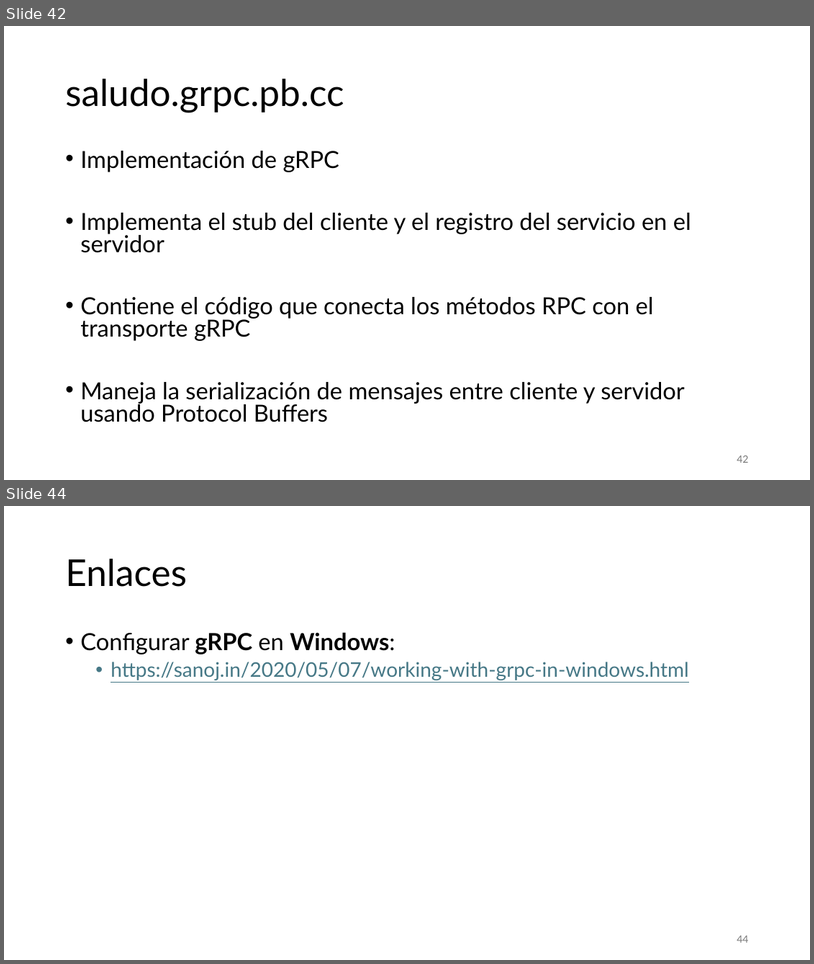
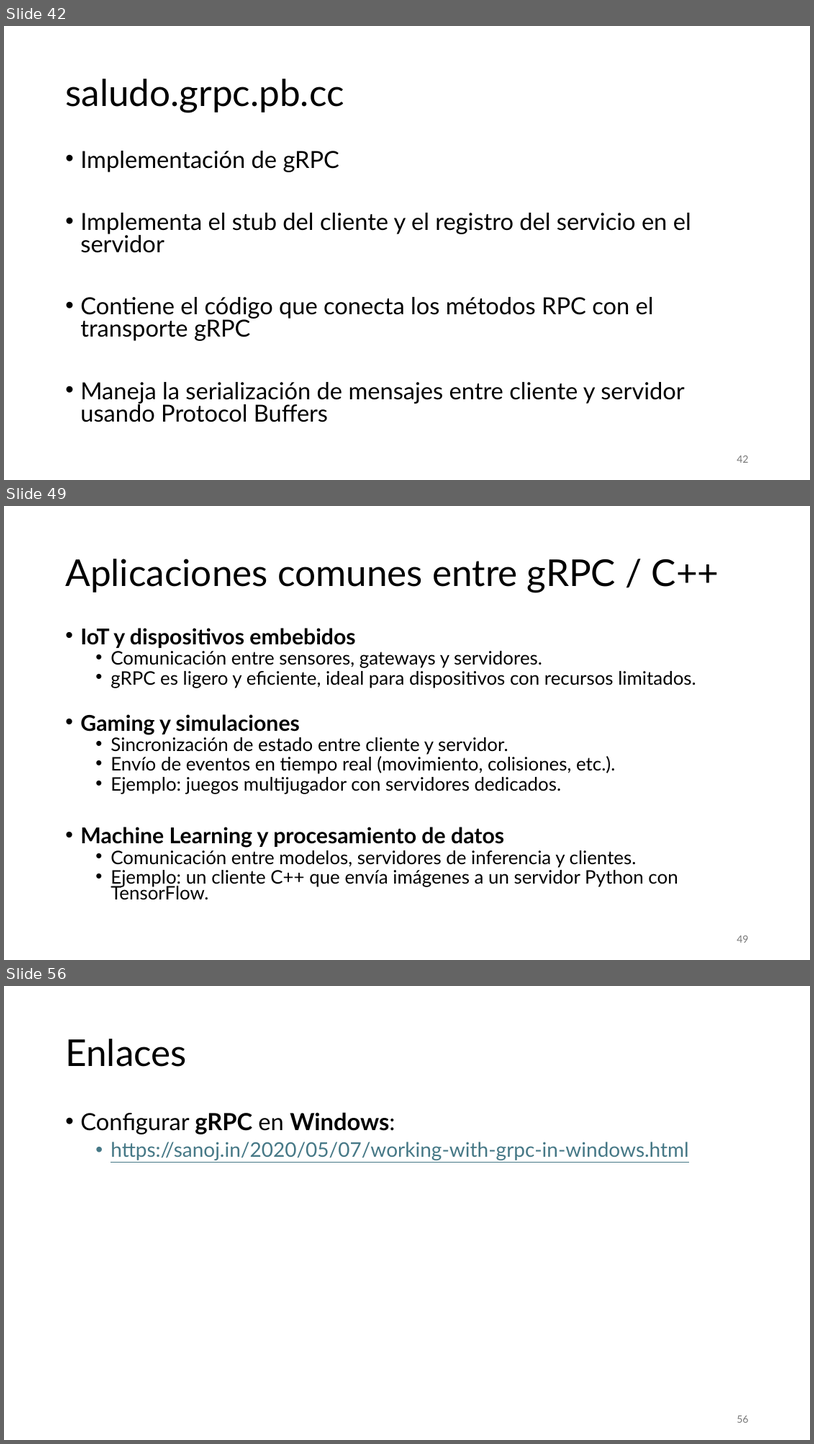
Before and after one commit to aldebarran22/CURSO_CPP_SERVICIOS_30H, a slide deck: doc/3_Comunicacion_microservicios_C++.pptx. Shown one above the other, each under a label of ours: slides 42 and 44 before the commit, slides 42, 49 and 56 after it; the slides between them are not shown. The pictures are 814x964 and 814x1444 pixels, drawn with LibreOffice and Linux fonts; fonts in the diff are those of the drawing. Boxes give left, top, right and bottom in pixels: in the first picture for what was removed or moved away, otherwise in the second. Text is boxed around its words. In the diff, an @@ line names an element or a change of style, - is before the commit and + after.

```diff
--- a/doc/3_Comunicacion_microservicios_C++.pptx
+++ b/doc/3_Comunicacion_microservicios_C++.pptx
@@ slide 49 added at (x1=4, y1=506, x2=810, y2=960), background #FFFFFF @@
@@ title added at (x1=65, y1=559, x2=720, y2=592), 44 pt, text #000000 @@
+Aplicaciones comunes entre gRPC / C++
@@ text added at (x1=80, y1=628, x2=696, y2=900), 22.2 pt, text #000000 @@
+• IoT y dispositivos embebidos
+  • Comunicación entre sensores, gateways y servidores.
+  • gRPC es ligero y eficiente, ideal para dispositivos con recursos limitados.
+• Gaming y simulaciones
+  • Sincronización de estado entre cliente y servidor.
+  • Envío de eventos en tiempo real (movimiento, colisiones, etc.).
+  • Ejemplo: juegos multijugador con servidores dedicados.
+• Machine Learning y procesamiento de datos
+  • Comunicación entre modelos, servidores de inferencia y clientes.
+  • Ejemplo: un cliente C++ que envía imágenes a un servidor Python con TensorFlow.
@@ page number added at (x1=737, y1=935, x2=748, y2=942), 12 pt, text #797979 @@
+49
@@ what was slide 44 is now slide 56 @@
@@ page number at (x1=737, y1=1415, x2=748, y2=1422): text changed @@
-44
+56
```
Also in this commit, not shown: 2 slides changed, 14 other slides added, 7 other files.
